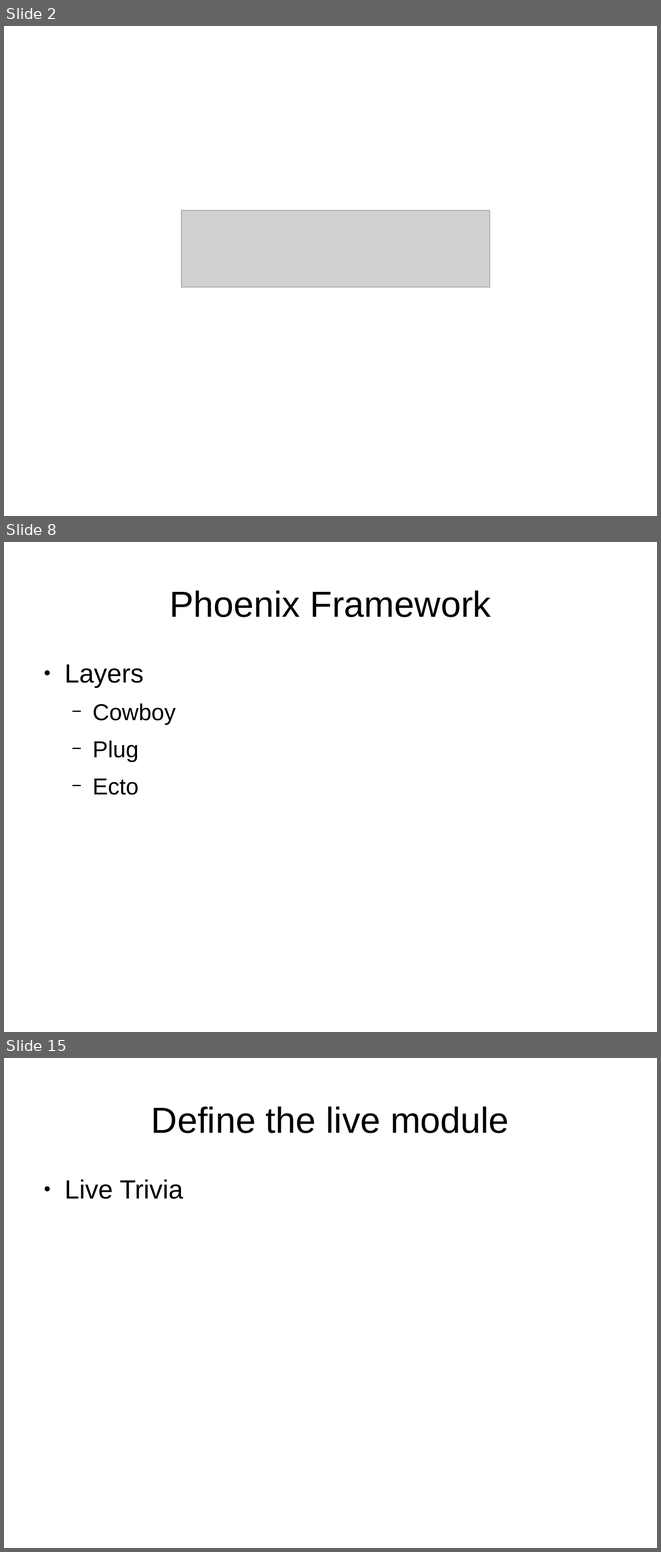
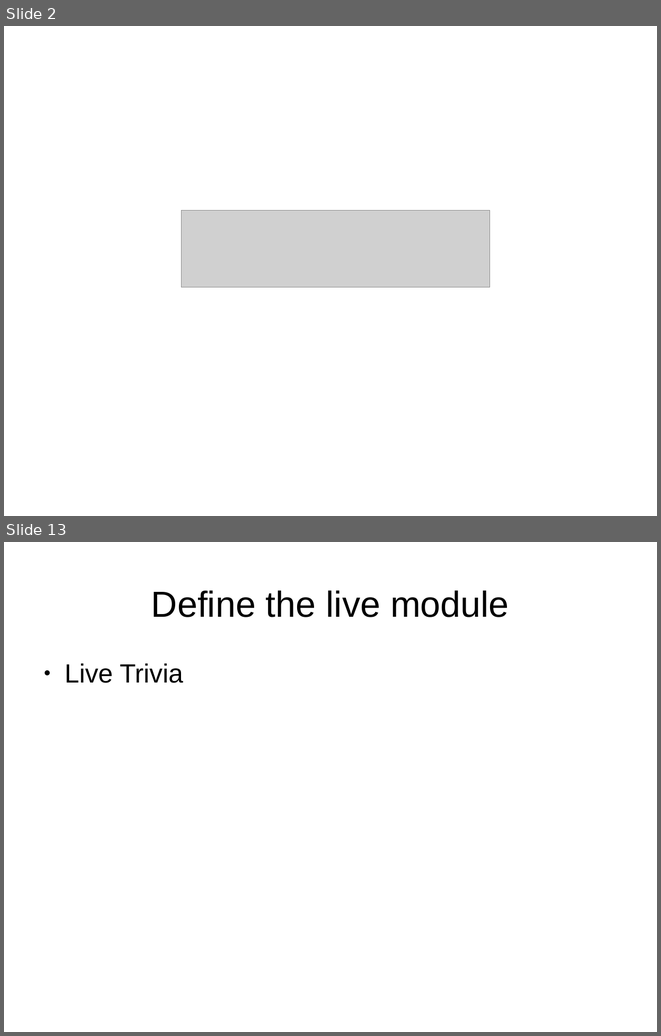
Before and after one commit to ramortegui/talks, a slide deck: odps/elixir-reactive-app.odp. Shown one above the other, each under a label of ours: slides 2, 8 and 15 before the commit, slides 2 and 13 after it; the slides between them are not shown. The pictures are 661x1552 and 661x1036 pixels, drawn with LibreOffice and Linux fonts; fonts in the diff are those of the drawing; grey boxes stand for pictures. Boxes give left, top, right and bottom in pixels: in the first picture for what was removed or moved away, otherwise in the second. Text is boxed around its words. In the diff, an @@ line names an element or a change of style, - is before the commit and + after.

```diff
--- a/odps/elixir-reactive-app.odp
+++ b/odps/elixir-reactive-app.odp
@@ slide 8 removed at [4,542,657,1032], background #FFFFFF @@
@@ title removed at [169,590,491,617] @@
-Phoenix Framework
@@ text removed at [64,664,176,795] @@
-● Layers
-  − Cowboy
-  − Plug
-  − Ecto
@@ what was slide 15 is now slide 13 @@
```
Also in this commit, not shown: 10 slides changed, 1 slide added, 2 other slides removed.
